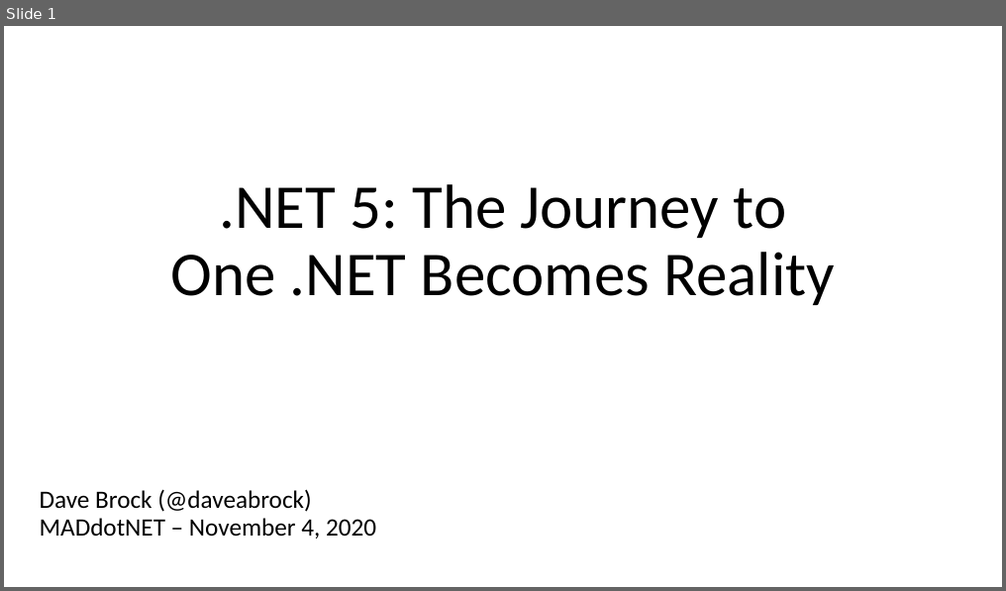
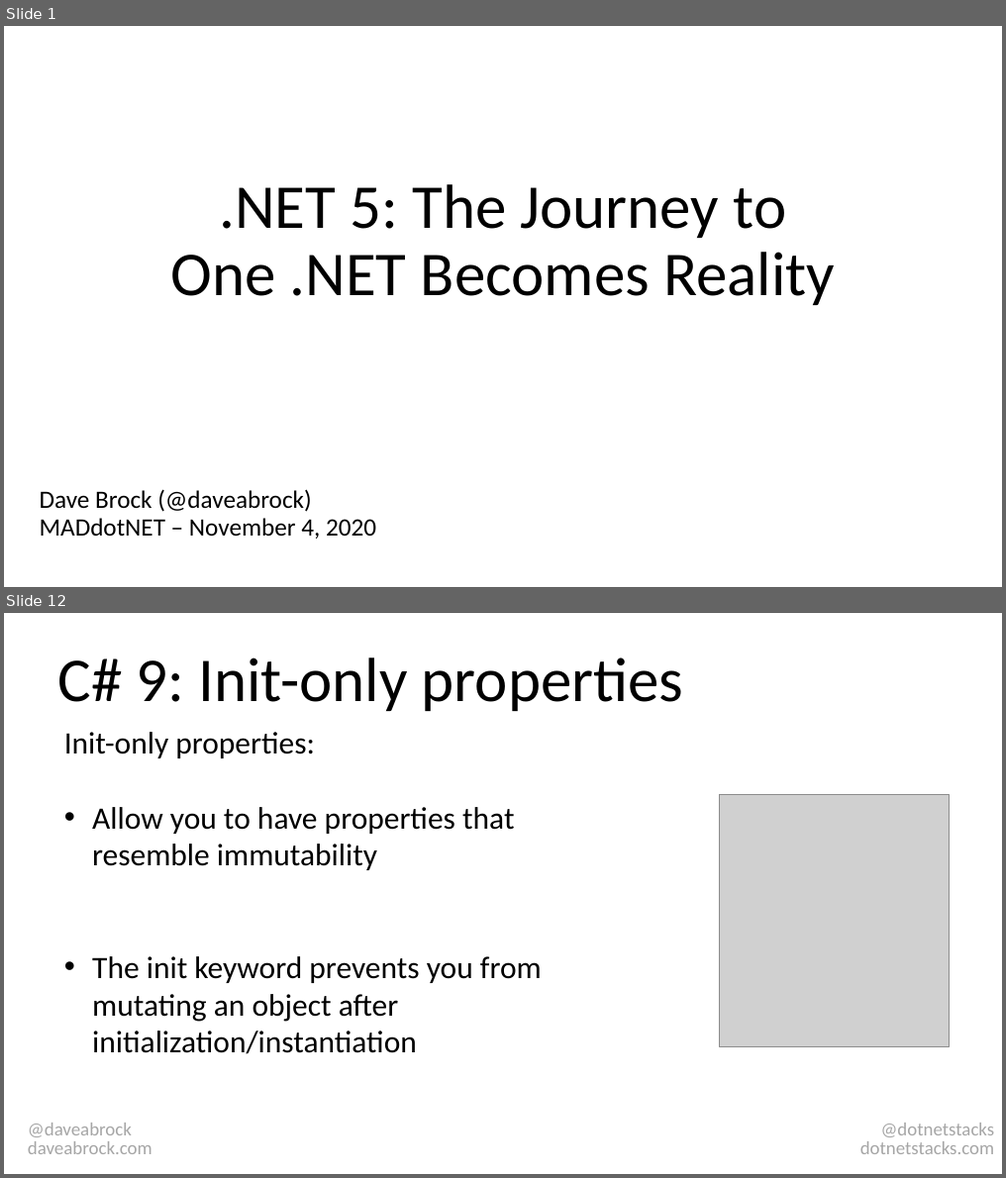
Before and after one commit to daveabrock/talks, a slide deck: NET 5 - Journey To One NET.pptx. Shown one above the other, each under a label of ours: slide 1 before the commit, slides 1 and 12 after it; the slides between them are not shown. The pictures are 1006x591 and 1006x1178 pixels, drawn with LibreOffice and Linux fonts; fonts in the diff are those of the drawing; grey boxes stand for pictures. Boxes give left, top, right and bottom in pixels: in the first picture for what was removed or moved away, otherwise in the second. Text is boxed around its words. In the diff, an @@ line names an element or a change of style, - is before the commit and + after.

```diff
--- a/NET 5 - Journey To One NET.pptx
+++ b/NET 5 - Journey To One NET.pptx
@@ slide 12 added at box(4, 613, 1002, 1174), background #FFFFFF @@
@@ title added at box(58, 658, 684, 711), 60 pt, text #000000 @@
+C# 9: Init-only properties
@@ text added at box(64, 732, 542, 1055), 30 pt, text #000000 @@
+Init-only properties:
+• Allow you to have properties that resemble immutability
+• The init keyword prevents you from mutating an object after initialization/instantiation
@@ picture added at box(720, 794, 949, 1047) @@
@@ subtitle added at box(28, 1123, 152, 1155), 18 pt, text #A6A6A6 @@
+@daveabrock
+daveabrock.com
@@ text added at box(860, 1123, 995, 1155), 18 pt, text #A6A6A6 @@
+@dotnetstacks
+dotnetstacks.com
```
Also in this commit, not shown: 3 slides changed, 18 other slides added, 1 slide removed.
